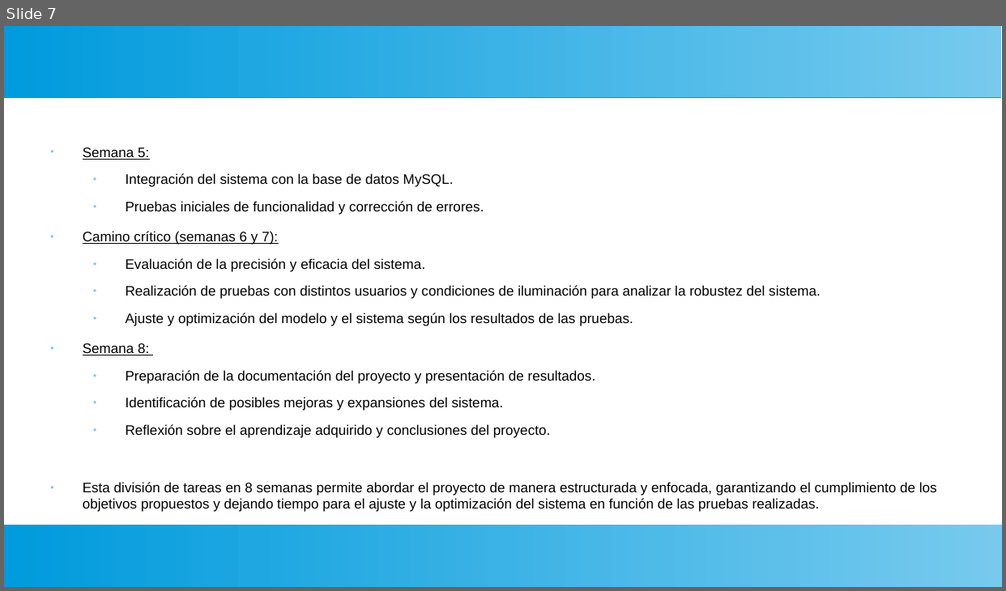
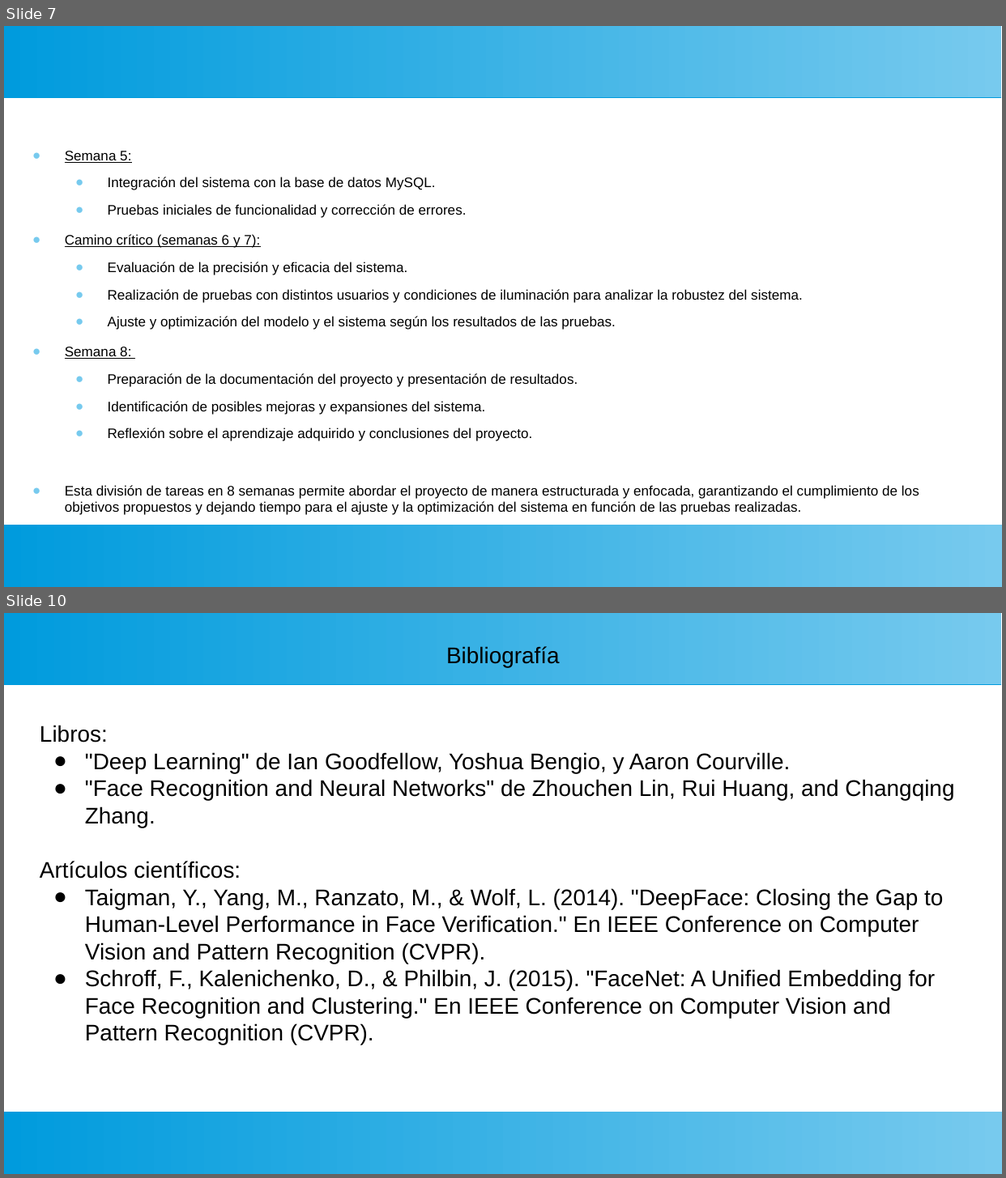
Before and after one commit to EnzoPennisi/reconocimiento-facial, a slide deck: Documentacion/Presentacion_reconocimientoFacial.odp. Shown one above the other, each under a label of ours: slide 7 before the commit, slides 7 and 10 after it; the slides between them are not shown. The pictures are 1006x591 and 1006x1178 pixels, drawn with LibreOffice and Linux fonts; fonts in the diff are those of the drawing. Boxes give left, top, right and bottom in pixels: in the first picture for what was removed or moved away, otherwise in the second. Text is boxed around its words. In the diff, an @@ line names an element or a change of style, - is before the commit and + after.

```diff
--- a/Documentacion/Presentacion_reconocimientoFacial.odp
+++ b/Documentacion/Presentacion_reconocimientoFacial.odp
@@ slide 10 added at (x1=4, y1=613, x2=1002, y2=1174), background #FFFFFF; not listed: 2 template elements that a slide beside it also shows @@
@@ title added at (x1=446, y1=646, x2=560, y2=667), 18 pt, text #000000 @@
+Bibliografía
@@ text added at (x1=40, y1=725, x2=954, y2=1045), 18 pt, text #000000 @@
+Libros:
+● "Deep Learning" de Ian Goodfellow, Yoshua Bengio, y Aaron Courville.
+● "Face Recognition and Neural Networks" de Zhouchen Lin, Rui Huang, and Changqing Zhang.
+Artículos científicos:
+● Taigman, Y., Yang, M., Ranzato, M., & Wolf, L. (2014). "DeepFace: Closing the Gap to Human-Level Performance in Face Verification." En IEEE Conference on Computer Vision and Pattern Recognition (CVPR).
+● Schroff, F., Kalenichenko, D., & Philbin, J. (2015). "FaceNet: A Unified Embedding for Face Recognition and Clustering." En IEEE Conference on Computer Vision and Pattern Recognition (CVPR).
@@ slide 7 changed as well @@
@@ text "Semana 5:" moved from (x1=83, y1=148, x2=937, y2=512) to (x1=65, y1=151, x2=919, y2=515) @@
```
Also in this commit, not shown: 7 other slides changed, 5 other slides added.
